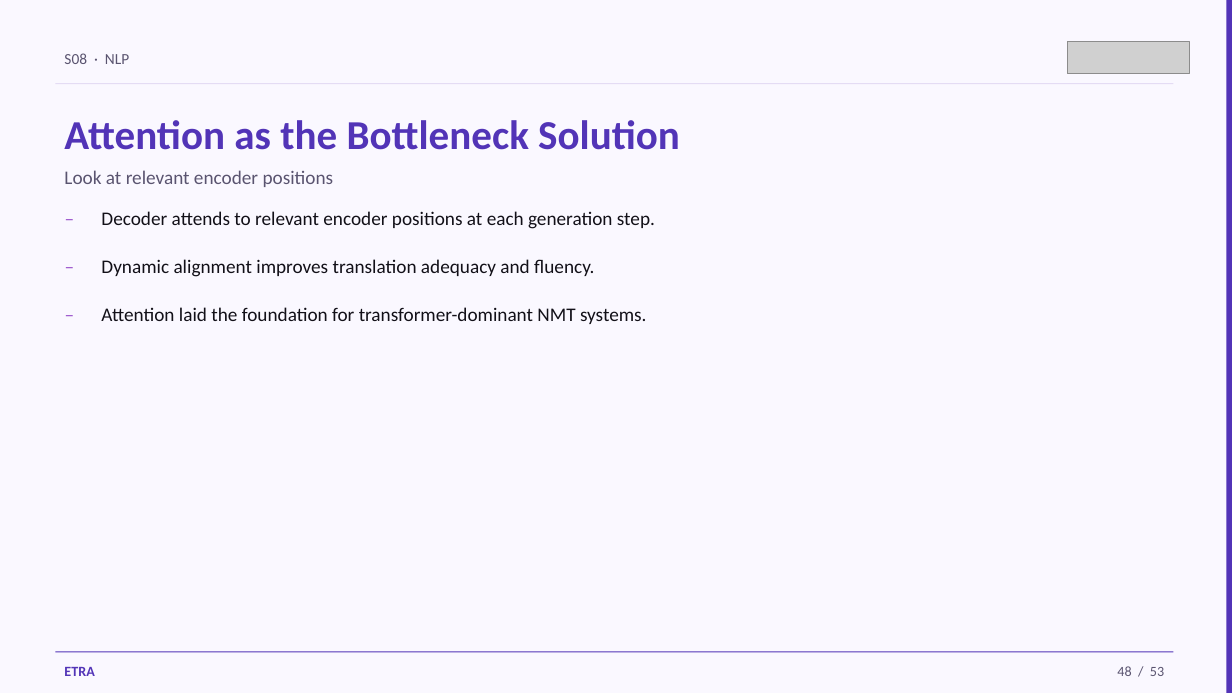
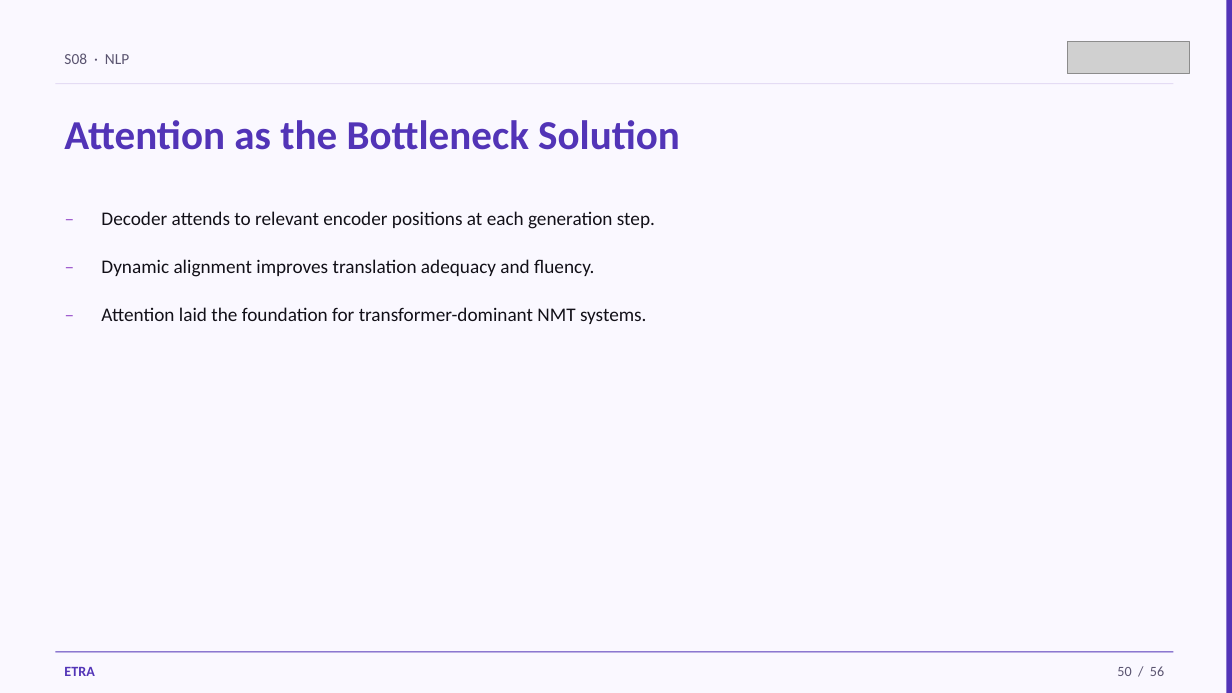
Before and after one commit to iksasa15/AI-ML, a slide deck: slide 50 of web-presentation/pdf-exports/Week3-Session1-NLP.pptx (slide 48 before the commit). Drawn at 1232x693 pixels with LibreOffice and Linux fonts; fonts in the diff are those of the drawing; grey boxes stand for pictures. Boxes give left, top, right and bottom in pixels: in the first picture for what was removed or moved away, otherwise in the second. Text is boxed around its words. In the diff, an @@ line names an element or a change of style, - is before the commit and + after.

```diff
--- a/web-presentation/pdf-exports/Week3-Session1-NLP.pptx
+++ b/web-presentation/pdf-exports/Week3-Session1-NLP.pptx
@@ text removed at box(64, 170, 334, 187) @@
-Look at relevant encoder positions
@@ text at box(1117, 666, 1164, 676): text changed @@
-48 / 53
+50 / 56
```
Also in this commit, not shown: 49 other slides changed, 5 slides added, 2 slides removed, 6 other files.
